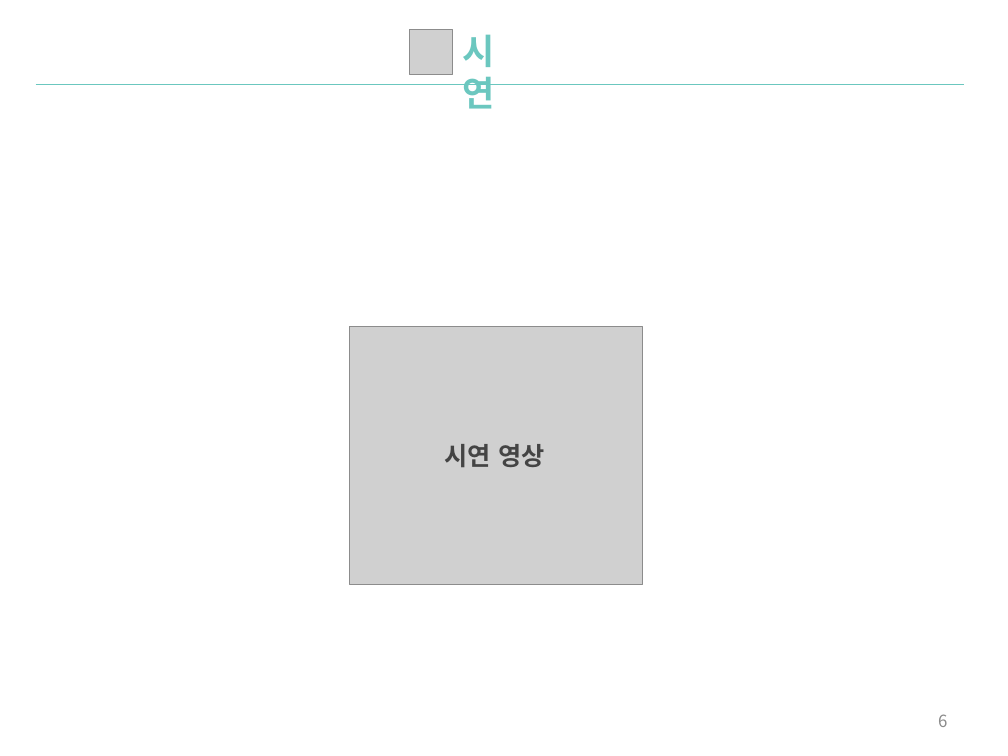
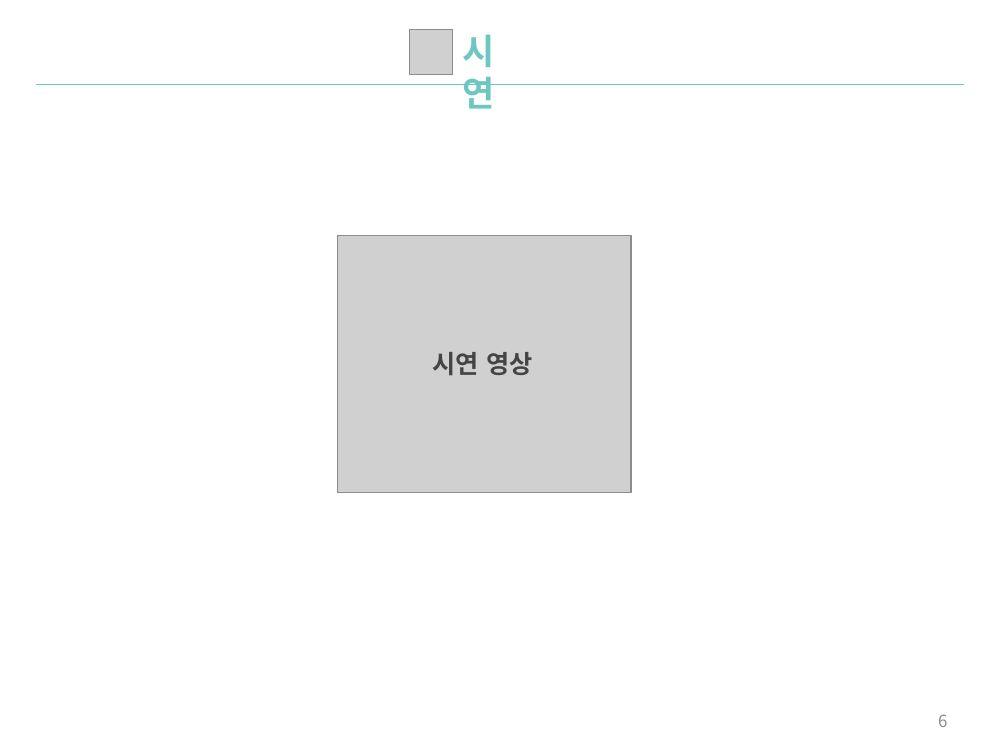
Before and after one commit to ssove/SWengineering, a slide deck: slide 6 of doc/제출용/ShareTaxi_PPT.pptx. Drawn at 1008x756 pixels with LibreOffice and Linux fonts; fonts in the diff are those of the drawing; grey boxes stand for pictures; background and template pictures are left out. Boxes give left, top, right and bottom in pixels: in the first picture for what was removed or moved away, otherwise in the second. Text is boxed around its words. In the diff, an @@ line names an element or a change of style, - is before the commit and + after.

Commit message:
Prepare Q&A slide, Modify body position & size

```diff
--- a/doc/제출용/ShareTaxi_PPT.pptx
+++ b/doc/제출용/ShareTaxi_PPT.pptx
@@ picture: place and size @@
-picture at (349, 327, 642, 585)
+picture at (338, 235, 631, 493)
@@ text "시연 영상": place and size @@
-text "시연 영상" at (445, 444, 544, 467)
+text "시연 영상" at (433, 352, 532, 375)
```
Also in this commit, not shown: 3 other slides changed, 1 slide added.
